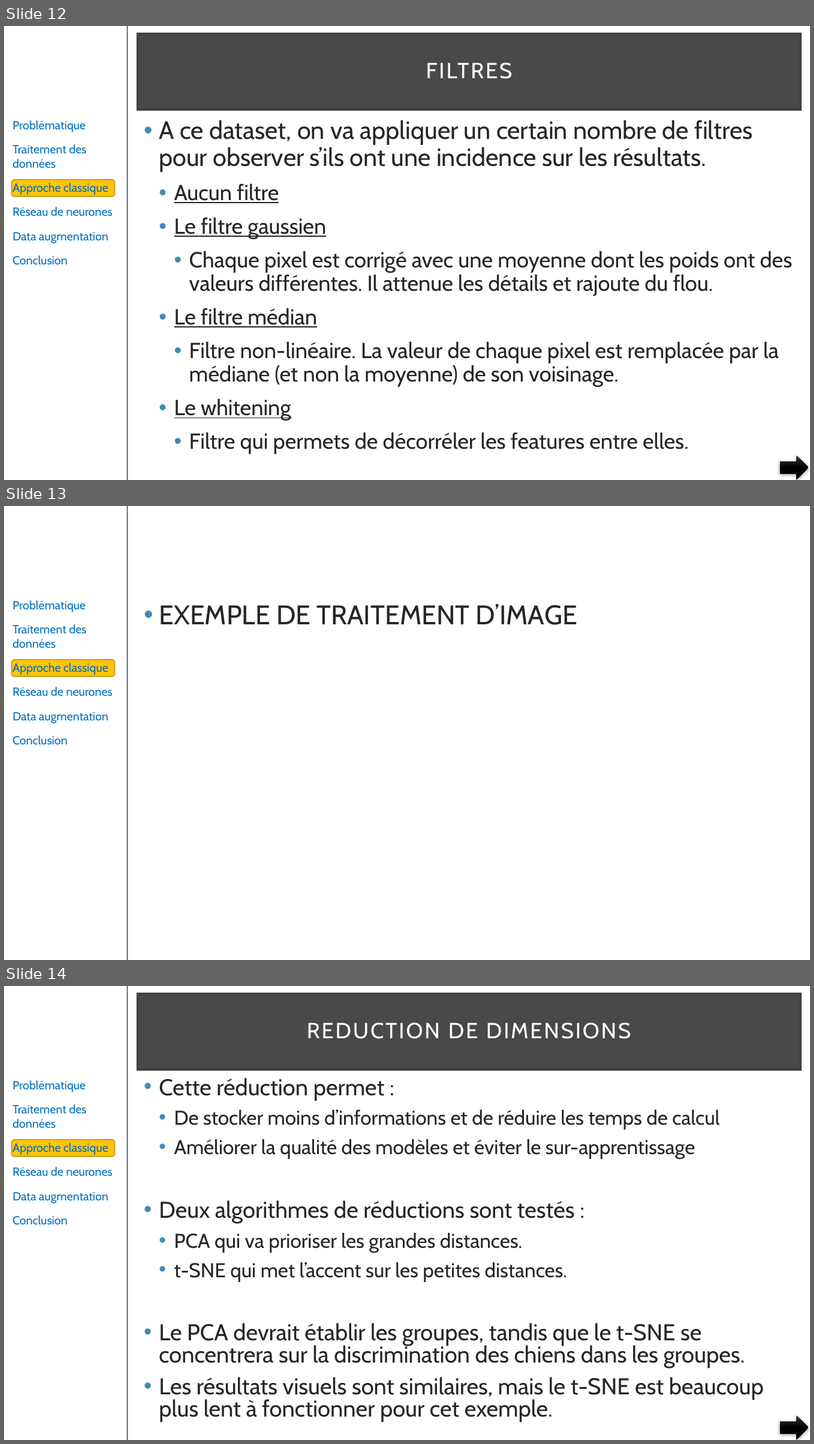
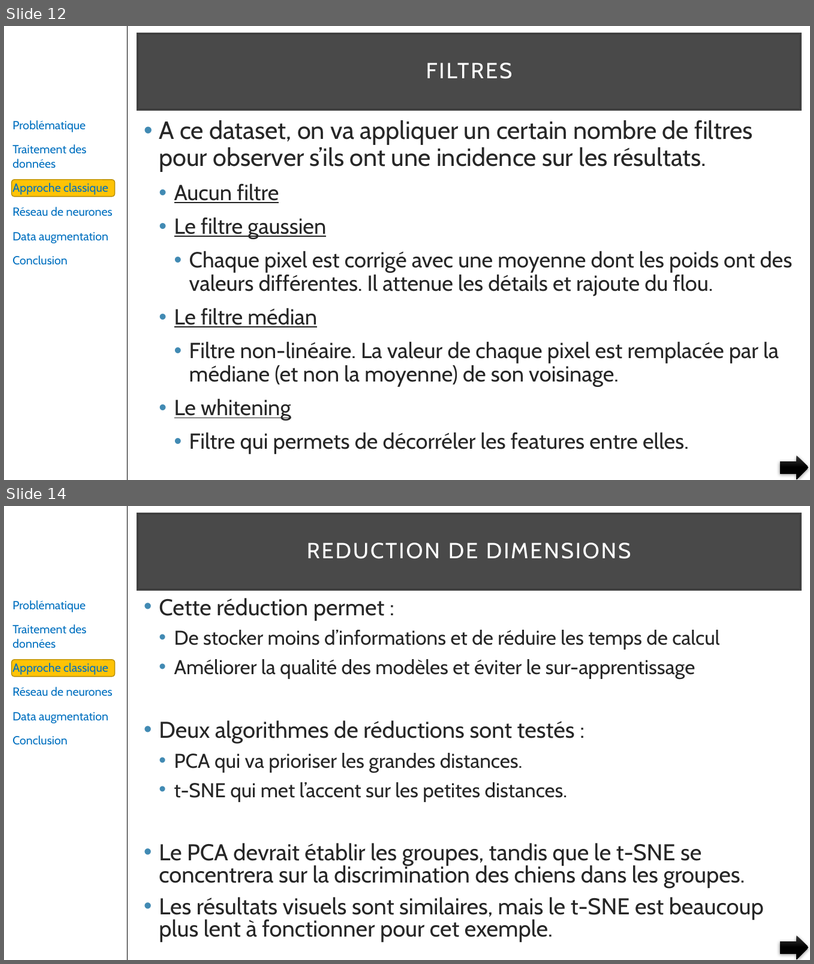
Before and after one commit to pfroide/python, a slide deck: Projet_7/p7.pptx. Shown one above the other, each under a label of ours: slides 12, 13 and 14 before the commit, slides 12 and 14 after it; the slides between them are not shown. The pictures are 814x1444 and 814x964 pixels, drawn with LibreOffice and Linux fonts; fonts in the diff are those of the drawing. Boxes give left, top, right and bottom in pixels: in the first picture for what was removed or moved away, otherwise in the second. Text is boxed around its words. In the diff, an @@ line names an element or a change of style, - is before the commit and + after.

```diff
--- a/Projet_7/p7.pptx
+++ b/Projet_7/p7.pptx
@@ slide 13 removed at bbox=[4, 506, 810, 960], background #FFFFFF; not listed: 3 template elements that a slide beside it also shows @@
@@ text removed at bbox=[159, 604, 578, 625] @@
-• EXEMPLE DE TRAITEMENT D’IMAGE
```
Also in this commit, not shown: 2 slides changed, 1 slide added.
